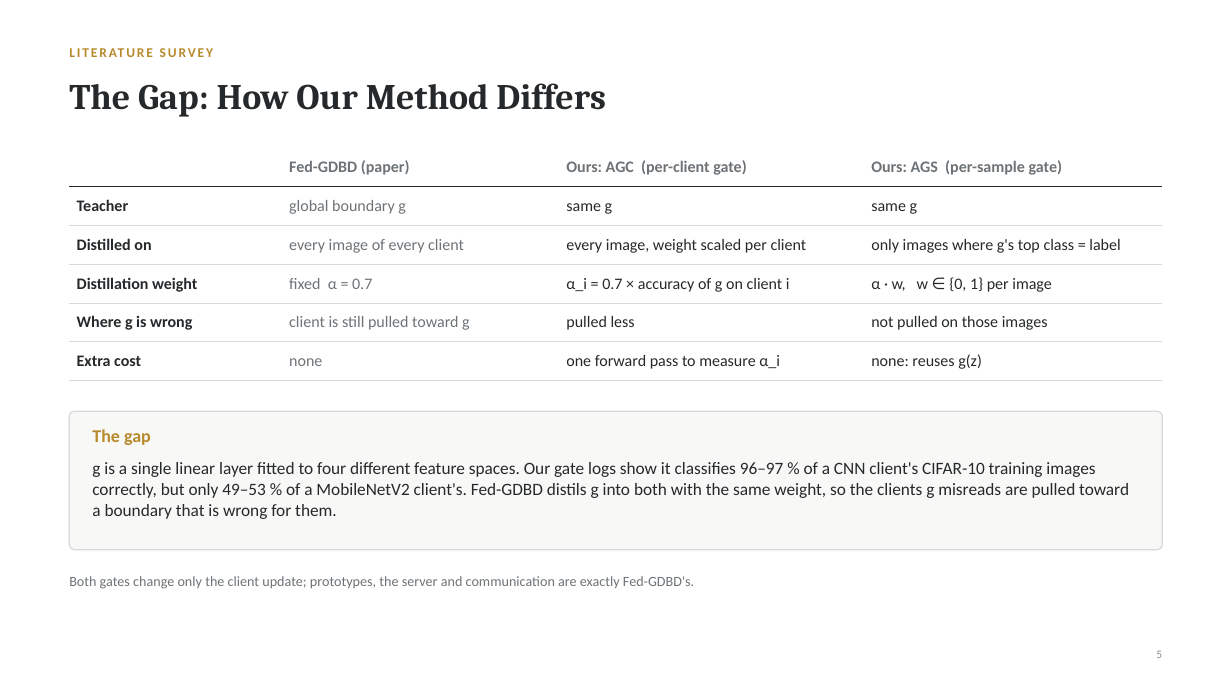
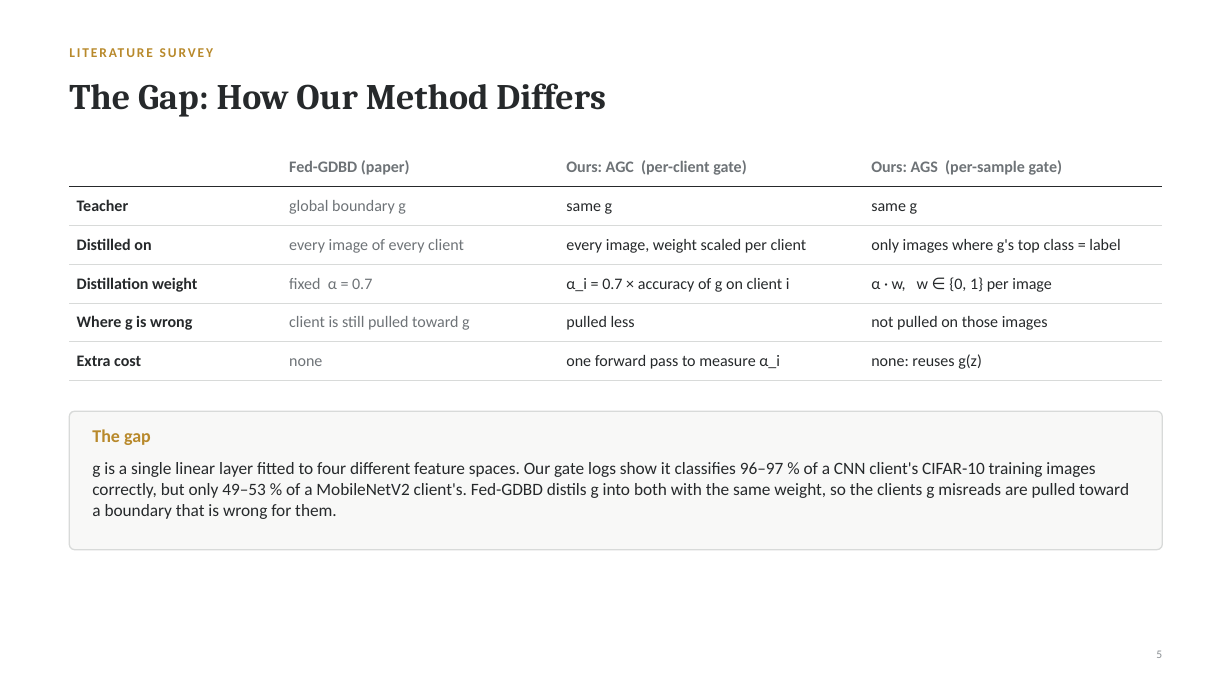
Before and after one commit to md25052007/Fed-GDBD-for-HtFL, a slide deck: slide 5 of presentation/Fed-GDBD_Final_Evaluation.pptx. Drawn at 1232x693 pixels with LibreOffice and Linux fonts; fonts in the diff are those of the drawing. Boxes give left, top, right and bottom in pixels: in the first picture for what was removed or moved away, otherwise in the second. Text is boxed around its words. In the diff, an @@ line names an element or a change of style, - is before the commit and + after.

```diff
--- a/presentation/Fed-GDBD_Final_Evaluation.pptx
+++ b/presentation/Fed-GDBD_Final_Evaluation.pptx
@@ text removed at <box>69,576,694,589</box> @@
-Both gates change only the client update; prototypes, the server and communication are exactly Fed-GDBD's.
```
Also in this commit, not shown: 12 other slides changed, 9 other files.
